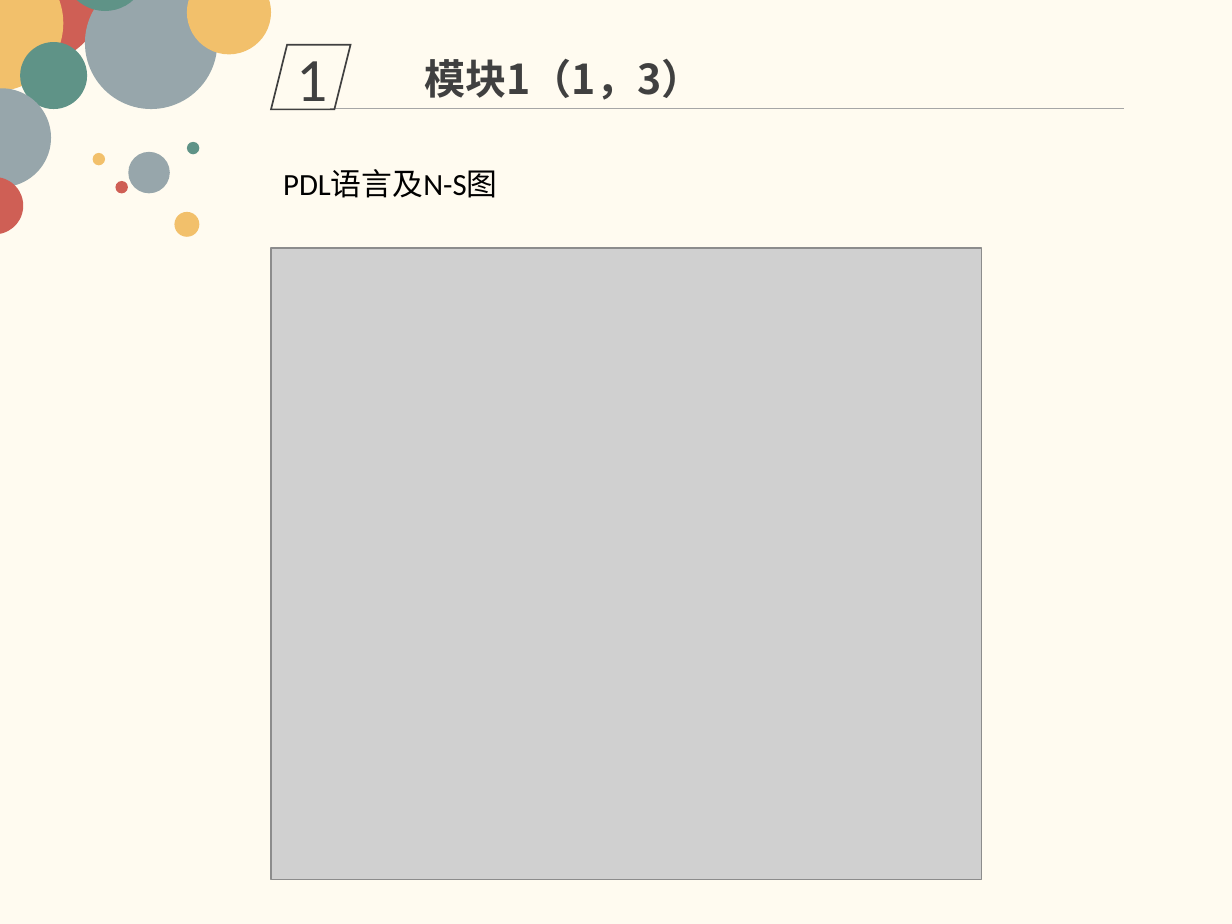
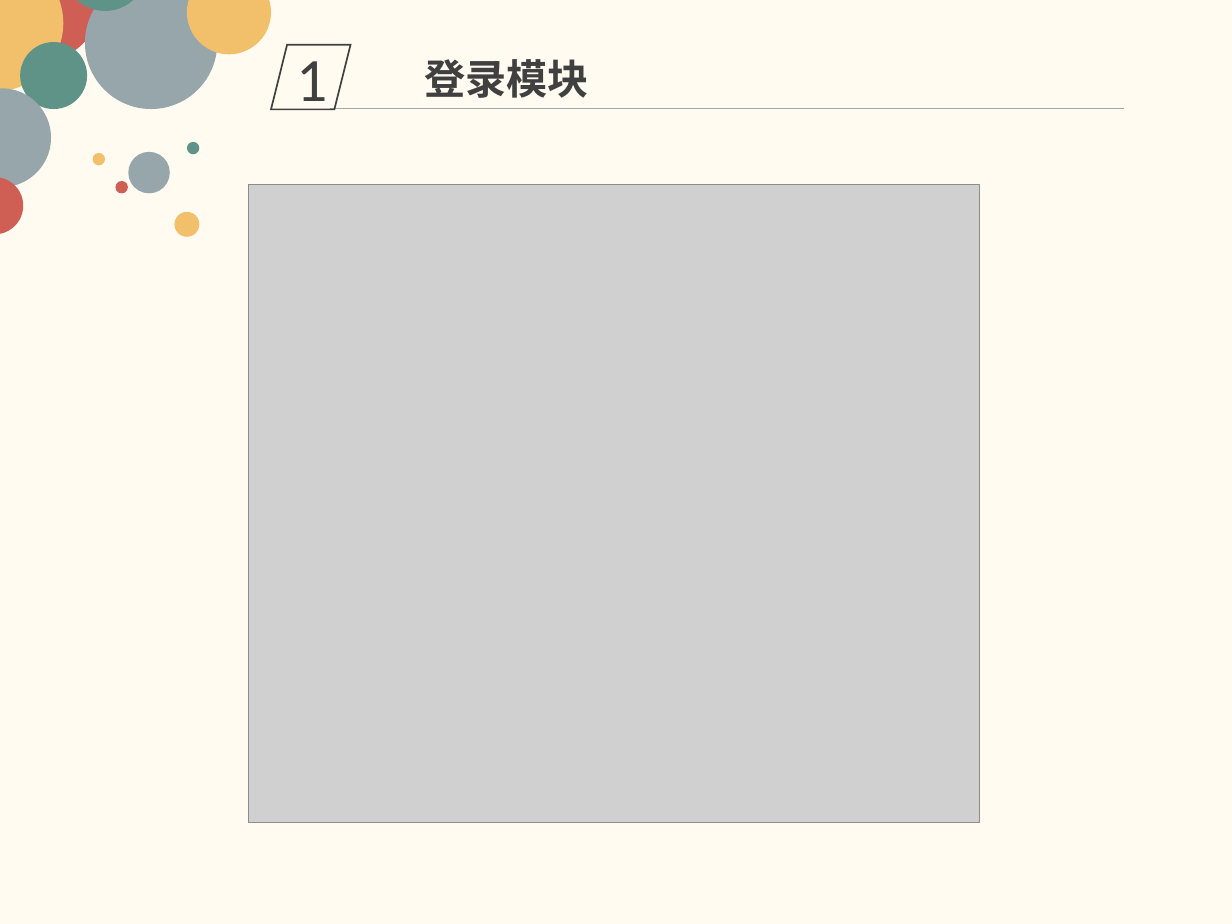
Before and after one commit to firstprojectmicheng/SE2018-G08, a slide deck: slide 13 of SE2018春-G08-详细设计.pptx (slide 15 before the commit). Drawn at 1232x924 pixels with LibreOffice and Linux fonts; fonts in the diff are those of the drawing; grey boxes stand for pictures. Boxes give left, top, right and bottom in pixels: in the first picture for what was removed or moved away, otherwise in the second. Text is boxed around its words. In the diff, an @@ line names an element or a change of style, - is before the commit and + after.

```diff
--- a/SE2018春-G08-详细设计.pptx
+++ b/SE2018春-G08-详细设计.pptx
@@ text at <box>424,59,588,98</box>: text changed @@
-模块1（1，3）
+登录模块
@@ text removed at <box>283,170,497,198</box> @@
-PDL语言及N-S图
@@ picture: place and size @@
-picture at <box>271,248,981,880</box>
+picture at <box>249,185,981,823</box>
```
Also in this commit, not shown: 7 other slides changed, 25 slides added, 3 slides removed.
